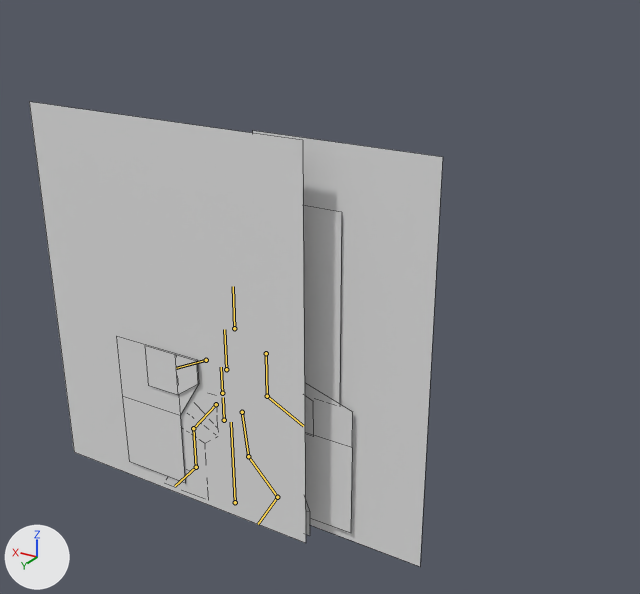
Before and after pictures for a commit that changed the FBX model Unity/Assets/Arcadians/AvatarMale/avatarMale.fbx.
One viewpoint serves both versions: a 50 mm camera at (-5.0, 6.51, 5.98) aimed at (-0.91, -0.31, 2.57). Lighting does not change. The marker at lower left points along +X, +Y and +Z. The bones that bend it are drawn over the model as lines. Mesh edges are drawn as thin lines.

Names of what the first picture shows: 'avatar.Male'.
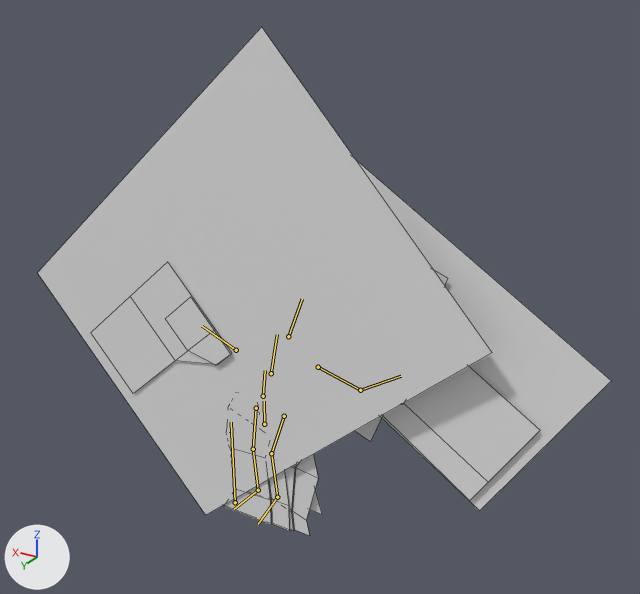
The newer file adds an action. The first version stands in its rest pose; the second is drawn at frame 10 of the action 'male.armature|m.skillBuff'.

What the commit changed:
Bone 'b_Spine.001' (bone_b_spine_001) moves from (0.0, 0.0, 0.0) to (-0.524, 0.114, 0.0).
Bone 'b_Spine.002' (bone_b_spine_002) turns from (0, 0, 0) to (0, 0, 6) degrees about its own x, y and z.
Bone 'b_Spine.003' (bone_b_spine_003) turns from (0, 0, 0) to (0, 0, 4) degrees about its own x, y and z.
Bone 'b_Head' (bone_b_head) turns from (0, 0, 0) to (0, 0, 10) degrees about its own x, y and z.
Bone 'b_LArm' (bone_b_larm) moves from (0.0, 0.0, 0.0) to (-0.116, 0.142, 0.0).
Bone 'b_LArm' (bone_b_larm) turns from (0, 0, 0) to (0, 0, 37) degrees about its own x, y and z.
Bone 'b_RArm.001' (bone_b_rarm_001) turns from (0, 0, 0) to (0, 0, -88) degrees about its own x, y and z.
Bone 'b_RArm.002' (bone_b_rarm_002) turns from (0, 0, 0) to (0, 0, 19) degrees about its own x, y and z.
Bone 'b_LLeg.001' (bone_b_lleg_001) turns from (0, 0, 0) to (0, 0, -33) degrees about its own x, y and z.
Bone 'b_LLeg.002' (bone_b_lleg_002) turns from (0, 0, 0) to (0, 0, 28) degrees about its own x, y and z.
Bone 'b_LFoot' (bone_b_lfoot) turns from (0, 0, 0) to (0, 0, 5) degrees about its own x, y and z.
Bone 'b_RLeg.001' (bone_b_rleg_001) turns from (0, 0, 0) to (0, 0, 25) degrees about its own x, y and z.
Bone 'b_RLeg.002' (bone_b_rleg_002) turns from (0, 0, 0) to (0, 0, 11) degrees about its own x, y and z.
Bone 'b_RFoot' (bone_b_rfoot) turns from (0, 0, 0) to (1, 0, -36) degrees about its own x, y and z.

Changed parts and their boxes [x1, y1, x2, y2] in the pictures (640 x 594 px):
'avatar.Male', posed (38% wider, 9% taller): before [29, 102, 443, 567]; after [38, 27, 611, 536]
bone 'b_Spine.001', root to tip: before (224, 420) to (223, 397); after (264, 424) to (264, 401)
bone 'b_Spine.002', root to tip: before (222, 393) to (221, 367); after (263, 396) to (265, 370)
bone 'b_Spine.003', root to tip: before (226, 369) to (224, 329); after (271, 373) to (277, 334)
bone 'b_Head', root to tip: before (234, 328) to (233, 286); after (288, 336) to (302, 299)
bone 'b_LArm', root to tip: before (206, 360) to (176, 368); after (236, 350) to (202, 326)
bone 'b_RArm.001', root to tip: before (266, 353) to (267, 396); after (318, 367) to (360, 390)
bone 'b_RArm.002', root to tip: before (267, 396) to (303, 426); after (360, 390) to (401, 376)
bone 'b_LLeg.001', root to tip: before (216, 404) to (193, 428); after (256, 408) to (253, 449)
bone 'b_LLeg.002', root to tip: before (193, 428) to (196, 467); after (253, 449) to (258, 490)
bone 'b_LFoot', root to tip: before (196, 467) to (175, 486); after (258, 490) to (234, 509)
bone 'b_RLeg.001', root to tip: before (242, 412) to (248, 456); after (284, 416) to (271, 453)
bone 'b_RLeg.002', root to tip: before (248, 456) to (277, 497); after (271, 453) to (277, 497)
